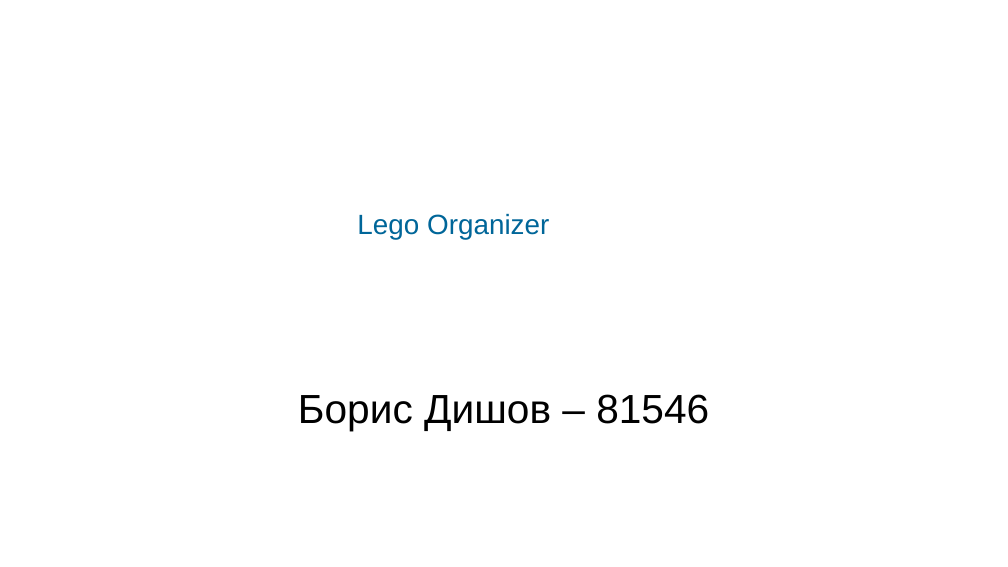
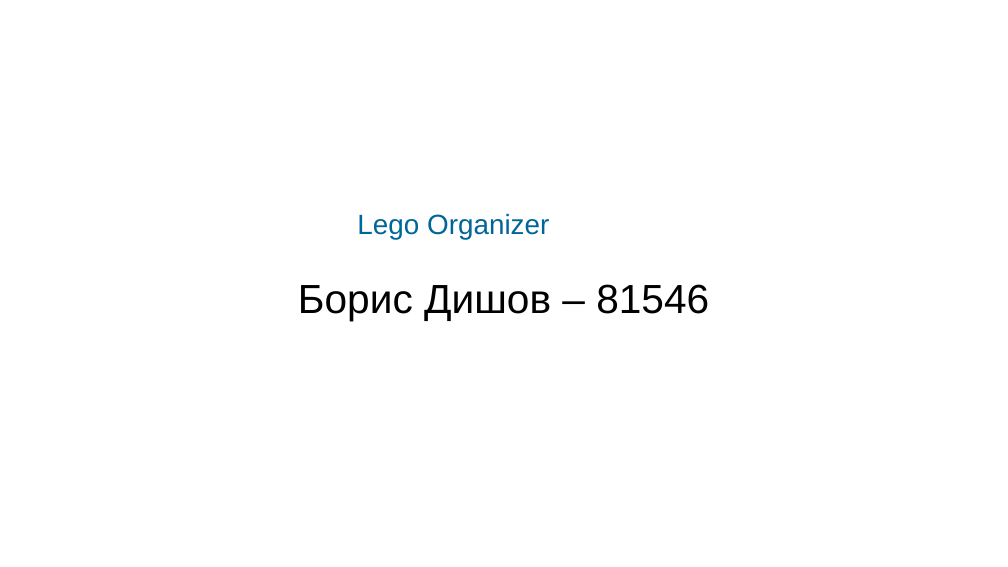
Before and after one commit to BorisDishov/lego-organizer, a slide deck: slide 1 of docs/Presentation.odp. Drawn at 1008x567 pixels with LibreOffice and Linux fonts; fonts in the diff are those of the drawing; background and template pictures are left out. Boxes give left, top, right and bottom in pixels: in the first picture for what was removed or moved away, otherwise in the second. Text is boxed around its words. In the diff, an @@ line names an element or a change of style, - is before the commit and + after.

Commit message:
updated presentation

```diff
--- a/docs/Presentation.odp
+++ b/docs/Presentation.odp
@@ subtitle "Борис Дишов – 81546": place and size @@
-subtitle "Борис Дишов – 81546" at <box>298,394,709,431</box>
+subtitle "Борис Дишов – 81546" at <box>298,284,709,320</box>
```
Also in this commit, not shown: 4 slides added, 3 slides removed.
